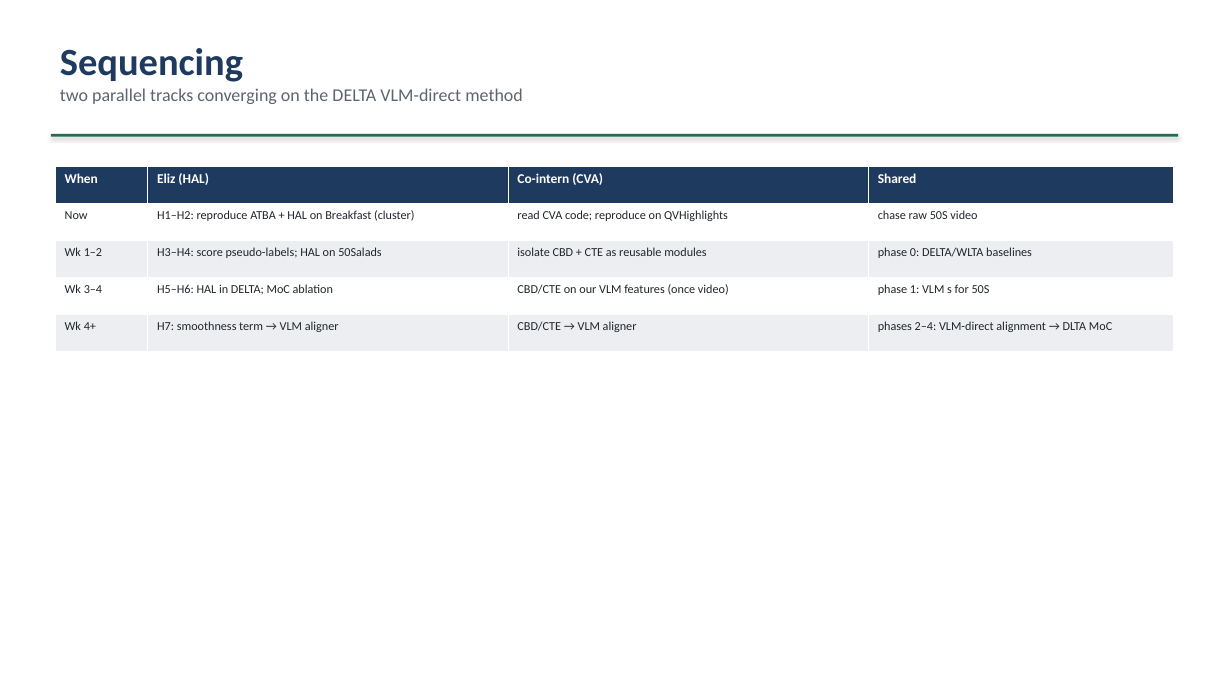
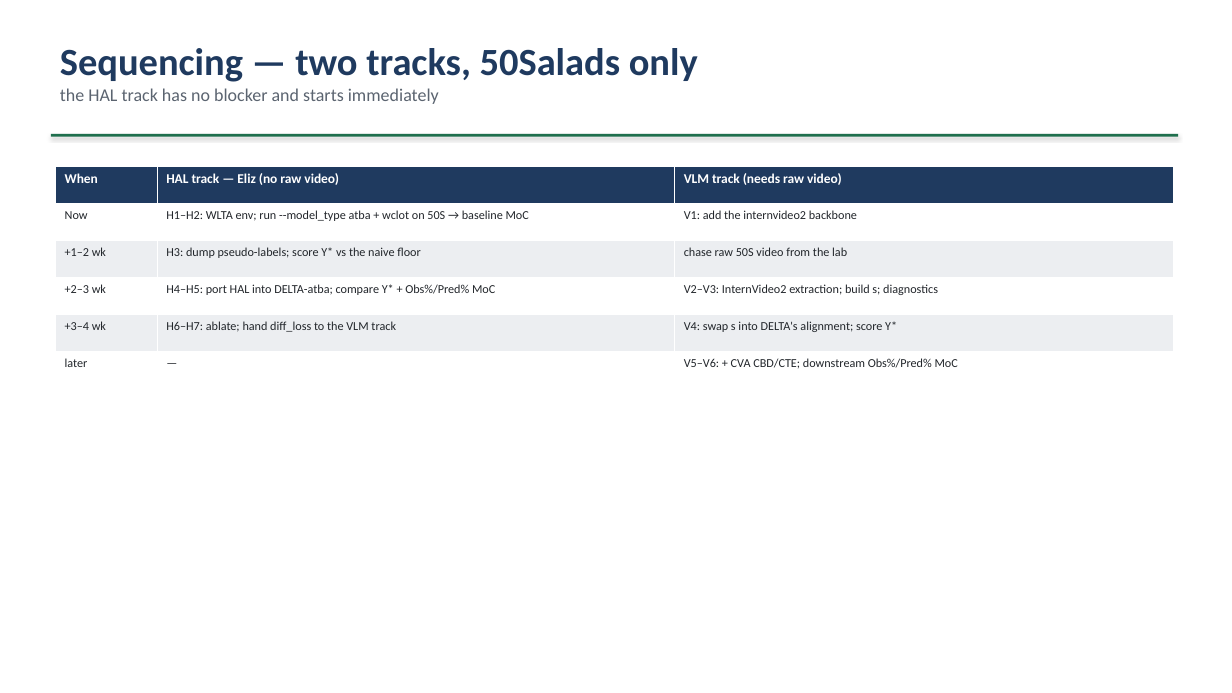
Before and after one commit to epayaslii/DELTA, a slide deck: slide 19 of slides/DELTA_progress_Mariella.pptx. Drawn at 1232x693 pixels with LibreOffice and Linux fonts; fonts in the diff are those of the drawing. Boxes give left, top, right and bottom in pixels: in the first picture for what was removed or moved away, otherwise in the second. Text is boxed around its words. In the diff, an @@ line names an element or a change of style, - is before the commit and + after.

Commit message:
Scope to 50Salads only; two-track plan (HAL now, InternVideo2 when video)
Decision: focus on 50Salads only for now -> all work goes through the WLTA
code (runs 50S natively as -d FS -c 19, modes --model_type atba / wclot).
No Breakfast, no standalone HAL.

- docs/baselines-hal-cva.md: HAL plan H1-H7 rewritten as 50Salads-only-via-WLTA
  (run DELTA/WLTA atba+wclot -> dump tas_pseudolabels -> score Y* -> port HAL's
  VAE tap + recon/kl/diff into atba_loss.py -> compare Y* + Obs%/Pred% MoC ->
  ablate). Added VLM track V1-V6 with InternVideo2 (OpenGVLab/InternVideo2,
  video-native, > CVA's SlowFast+CLIP). HAL track needs NO raw video; only the
  VLM track is blocked on it.
- plan file: sequencing table -> two tracks, 50Salads only.
- slides: new "Scope - 50Salads only" slide; HAL slide -> H1-H7 via WLTA;
  VLM slide -> InternVideo2 V1-V6; two-track sequencing. 21 slides.

```diff
--- a/slides/DELTA_progress_Mariella.pptx
+++ b/slides/DELTA_progress_Mariella.pptx
@@ text at [60, 48, 698, 104]: text changed @@
-Sequencing
-two parallel tracks converging on the DELTA VLM-direct method
+Sequencing — two tracks, 50Salads only
+the HAL track has no blocker and starts immediately
@@ table at [55, 166, 1174, 388] @@
-When | Eliz (HAL) | Co-intern (CVA) | Shared
-Now | H1–H2: reproduce ATBA + HAL on Breakfast (cluster) | read CVA code; reproduce on QVHighlights | chase raw 50S video
-Wk 1–2 | H3–H4: score pseudo-labels; HAL on 50Salads | isolate CBD + CTE as reusable modules | phase 0: DELTA/WLTA baselines
-Wk 3–4 | H5–H6: HAL in DELTA; MoC ablation | CBD/CTE on our VLM features (once video) | phase 1: VLM s for 50S
-Wk 4+ | H7: smoothness term → VLM aligner | CBD/CTE → VLM aligner | phases 2–4: VLM-direct alignment → DLTA MoC
+When | HAL track — Eliz (no raw video) | VLM track (needs raw video)
+Now | H1–H2: WLTA env; run --model_type atba + wclot on 50S → baseline MoC | V1: add the internvideo2 backbone
++1–2 wk | H3: dump pseudo-labels; score Y* vs the naive floor | chase raw 50S video from the lab
++2–3 wk | H4–H5: port HAL into DELTA-atba; compare Y* + Obs%/Pred% MoC | V2–V3: InternVideo2 extraction; build s; diagnostics
++3–4 wk | H6–H7: ablate; hand diff_loss to the VLM track | V4: swap s into DELTA's alignment; score Y*
+later | — | V5–V6: + CVA CBD/CTE; downstream Obs%/Pred% MoC
```
Also in this commit, not shown: 3 other slides changed, 1 slide added, 1 slide removed, 2 other files.
